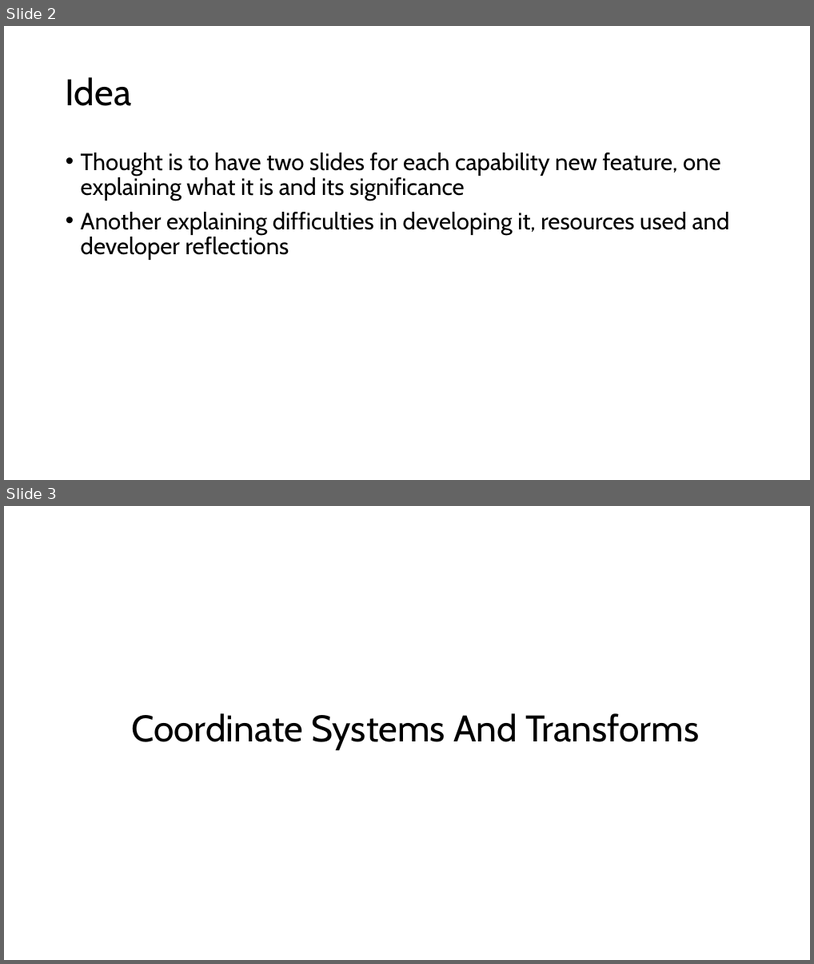
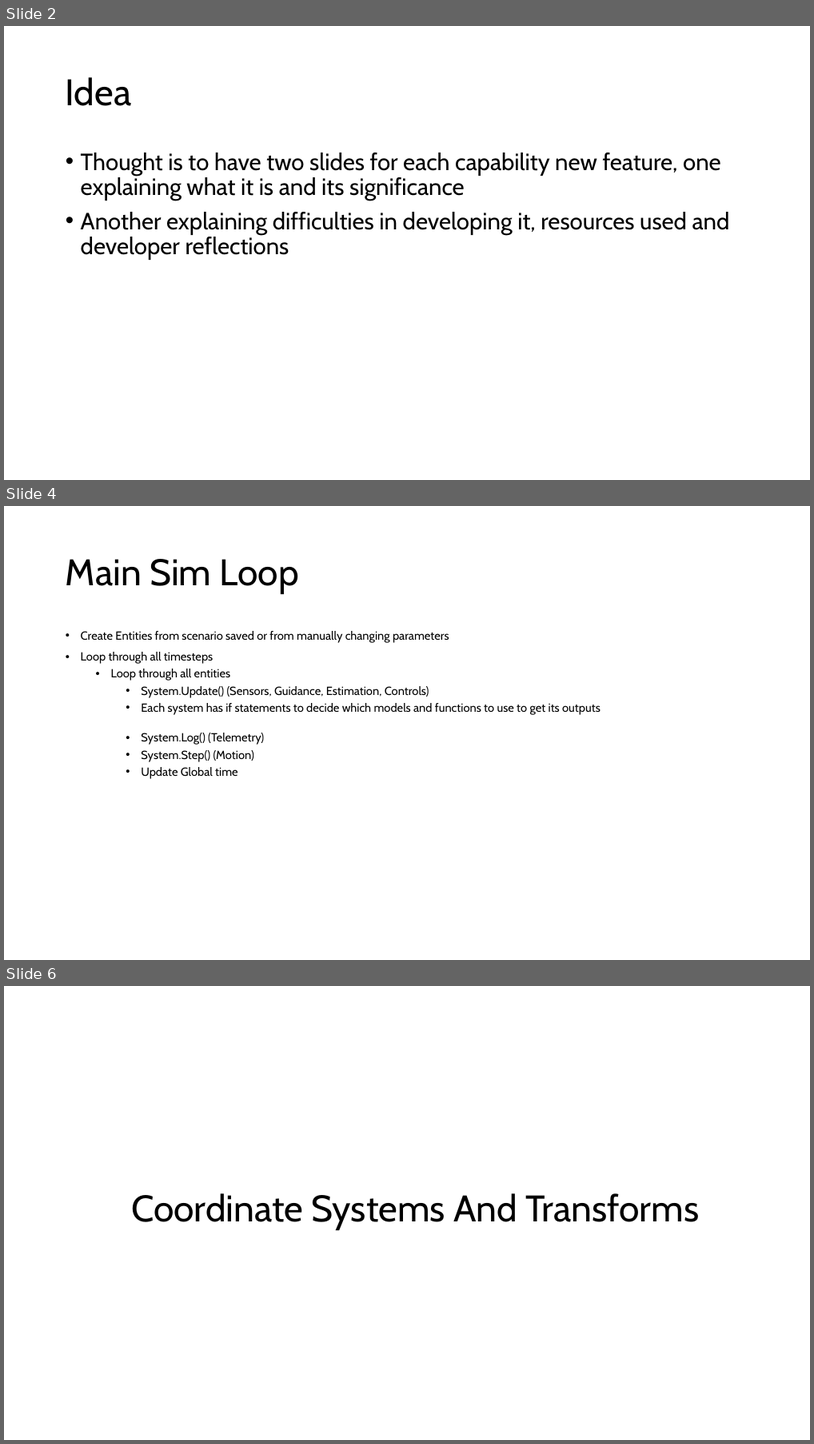
Before and after one commit to jeremyjestel/apogee, a slide deck: docs/Apogee_Progession.pptx. Shown one above the other, each under a label of ours: slides 2 and 3 before the commit, slides 2, 4 and 6 after it; the slides between them are not shown. The pictures are 814x964 and 814x1444 pixels, drawn with LibreOffice and Linux fonts; fonts in the diff are those of the drawing. Boxes give left, top, right and bottom in pixels: in the first picture for what was removed or moved away, otherwise in the second. Text is boxed around its words. In the diff, an @@ line names an element or a change of style, - is before the commit and + after.

Commit message:
Hierarchy, and sim loop and other top level design revisited now to finalize structure, happy overall, moving into GNC and documentation

```diff
--- a/docs/Apogee_Progession.pptx
+++ b/docs/Apogee_Progession.pptx
@@ slide 4 added at [4, 506, 810, 960], background #FFFFFF @@
@@ title added at [66, 559, 299, 594], 44 pt, text #000000 @@
+Main Sim Loop
@@ text added at [81, 631, 601, 779], 14 pt, text #000000 @@
+• Create Entities from scenario saved or from manually changing parameters
+• Loop through all timesteps
+  • Loop through all entities
+    • System.Update() (Sensors, Guidance, Estimation, Controls)
+    • Each system has if statements to decide which models and functions to use to get its outputs
+    • System.Log() (Telemetry)
+    • System.Step() (Motion)
+    • Update Global time
@@ what was slide 3 is now slide 6 @@
```
Also in this commit, not shown: 2 other slides added.
